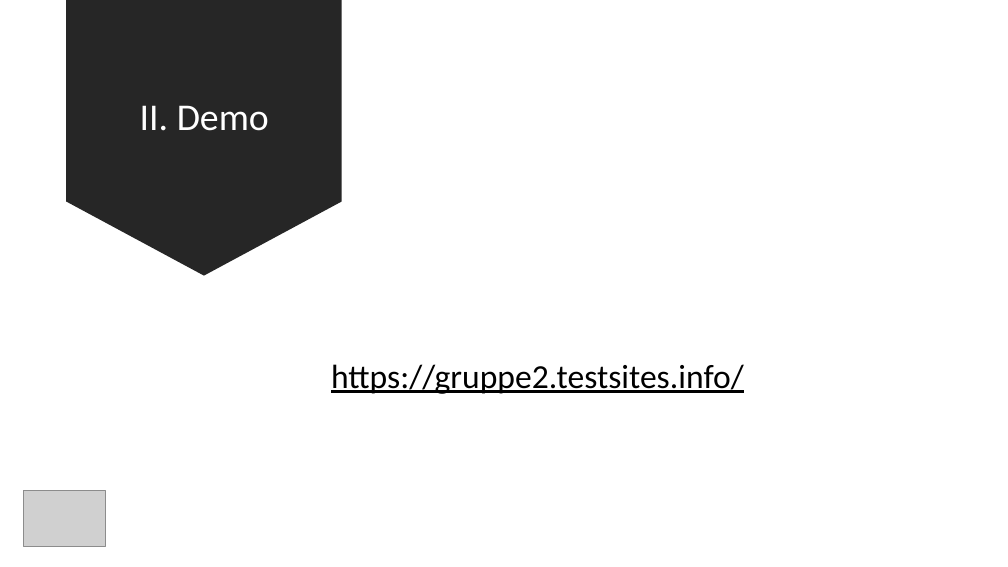
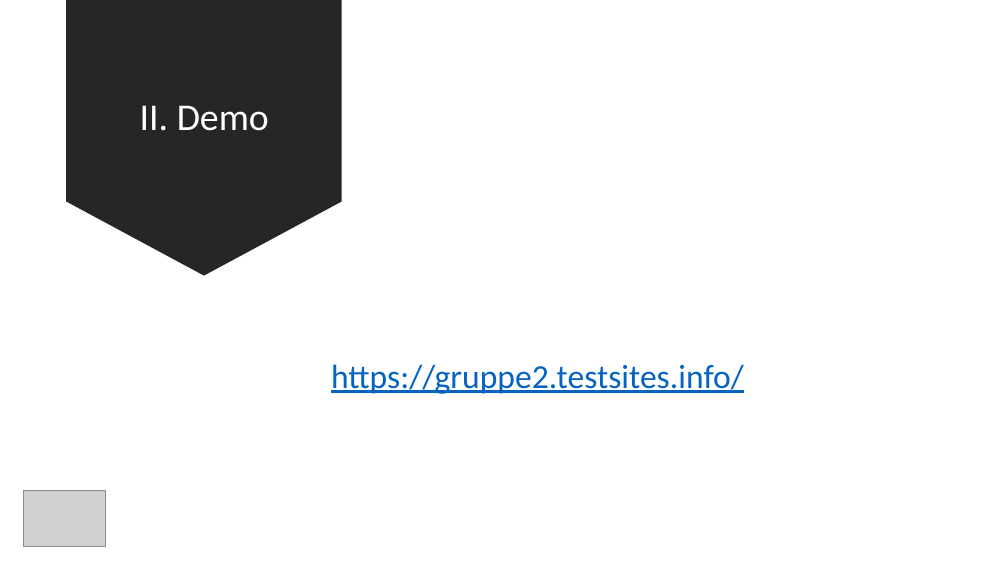
Before and after one commit to ArianMoser/StreamTogether, a slide deck: slide 4 of presentation/StreamTogether.pptx. Drawn at 1008x567 pixels with LibreOffice and Linux fonts; fonts in the diff are those of the drawing; grey boxes stand for pictures. Boxes give left, top, right and bottom in pixels: in the first picture for what was removed or moved away, otherwise in the second. Text is boxed around its words. In the diff, an @@ line names an element or a change of style, - is before the commit and + after.

```diff
--- a/presentation/StreamTogether.pptx
+++ b/presentation/StreamTogether.pptx
@@ text "https://gruppe2.testsites.info/" at [331, 364, 744, 394]: text colour #000000 to #0563C1 @@
```
Also in this commit, not shown: 7 other slides changed, 3 slides added, 1 slide removed, 4 other files.
